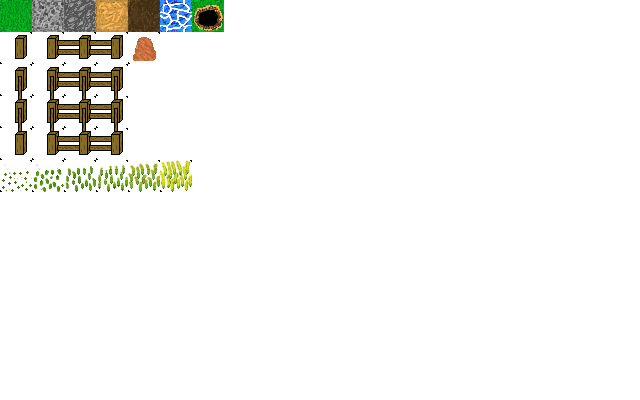
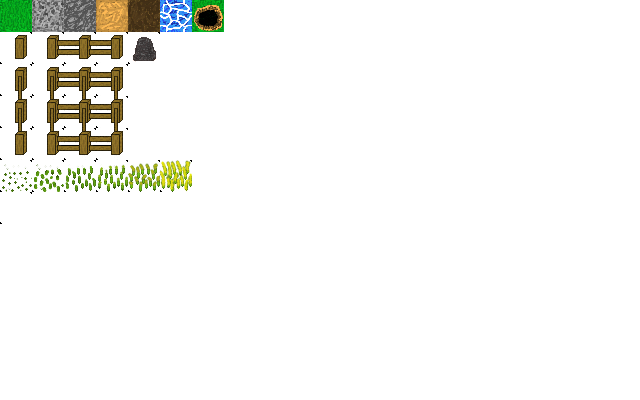
Before/after of a 640×400 layered artwork. What changed in the layer stack:
painted on "Hintergrund" over (x1=0, y1=0, x2=192, y2=224)
